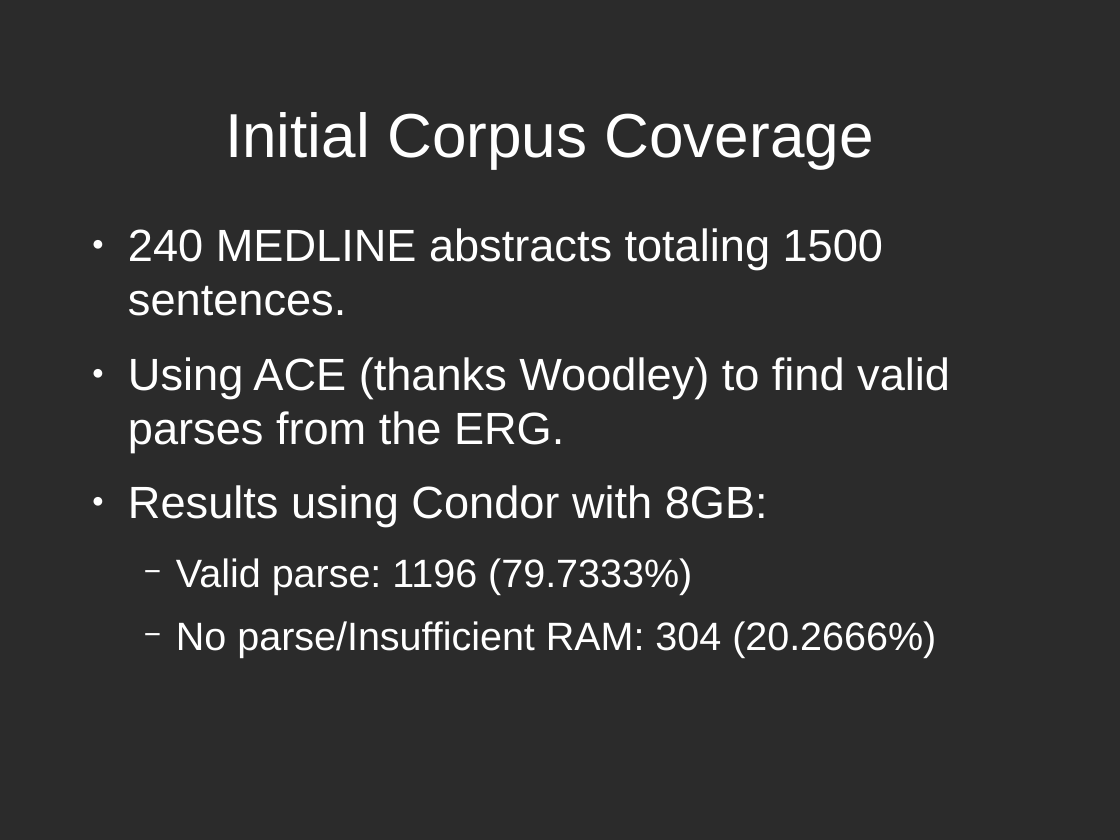
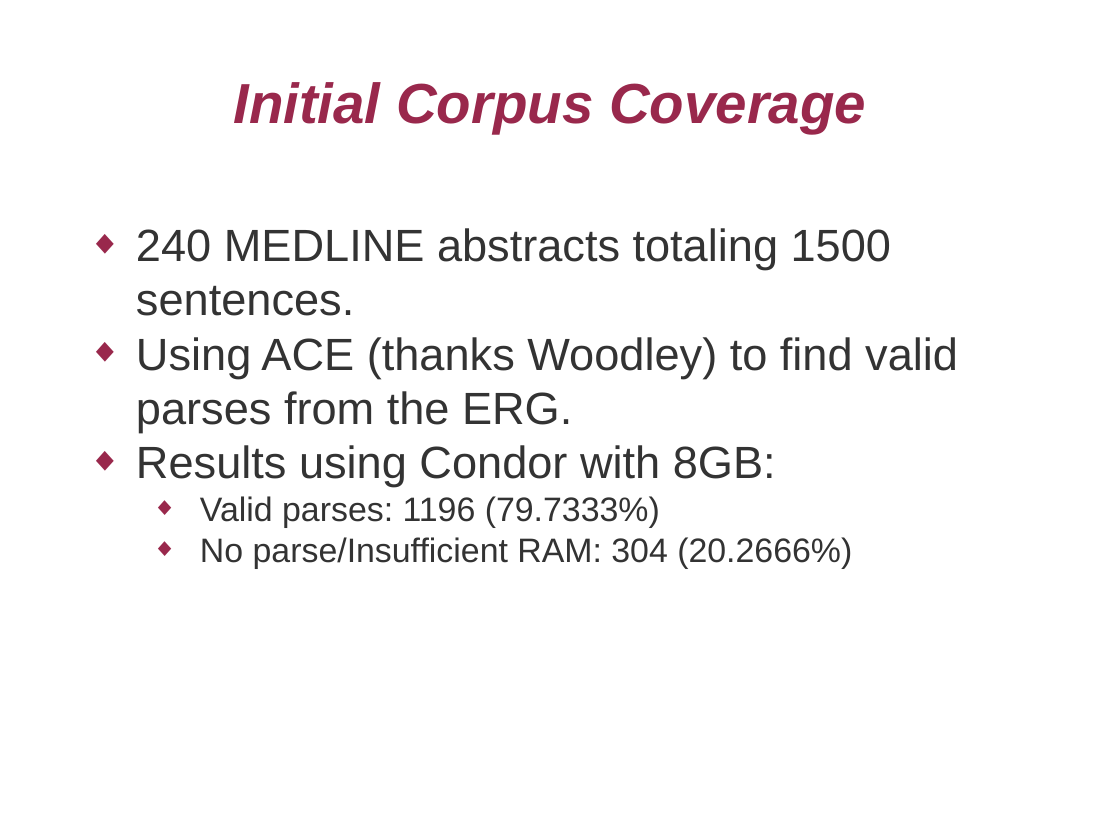
Before and after one commit to agentile/GREC-MRS, a slide deck: slide 2 of evaluation_plan/evaluation_plan.odp. Drawn at 1120x840 pixels with LibreOffice and Linux fonts; fonts in the diff are those of the drawing; background and template pictures are left out; a plain dark background stands for a picture behind light text. Boxes give left, top, right and bottom in pixels: in the first picture for what was removed or moved away, otherwise in the second. Text is boxed around its words. In the diff, an @@ line names an element or a change of style, - is before the commit and + after.

```diff
--- a/evaluation_plan/evaluation_plan.odp
+++ b/evaluation_plan/evaluation_plan.odp
@@ background picture (left out) to #FFFFFF @@
@@ title "Initial Corpus Coverage": place and size @@
-title "Initial Corpus Coverage" at (225, 112, 873, 169)
+title "Initial Corpus Coverage" at (234, 82, 866, 133)
@@ title "Initial Corpus Coverage" at (234, 82, 866, 133): size 44 to 40 pt, text colour #FFFFFF to #99284C, bold on, italic on @@
@@ text at (136, 228, 958, 568): text colour #FFFFFF to #333333 in "240 MEDLINE abstracts totaling 1500 sentences.", "Using ACE (thanks Woodley) to find valid ...", "Results using Condor with 8GB:", "No parse/Insufficient RAM: 304 (20.2666%)"; size 28 to 24 pt in "No parse/Insufficient RAM: 304 (20.2666%)"; bullet ● to ◆; less space between paragraphs; bullet colour #FFFFFF to #99284C; bullet − to ◆; list level 2 to 3 in "No parse/Insufficient RAM: 304 (20.2666%)" @@
@@ text at (200, 496, 660, 528): text changed; size 28 to 24 pt; text colour #FFFFFF to #333333 @@
-  − Valid parse: 1196 (79.7333%)
+    ◆ Valid parses: 1196 (79.7333%)
```
Also in this commit, not shown: 4 other slides changed, 2 slides added.
